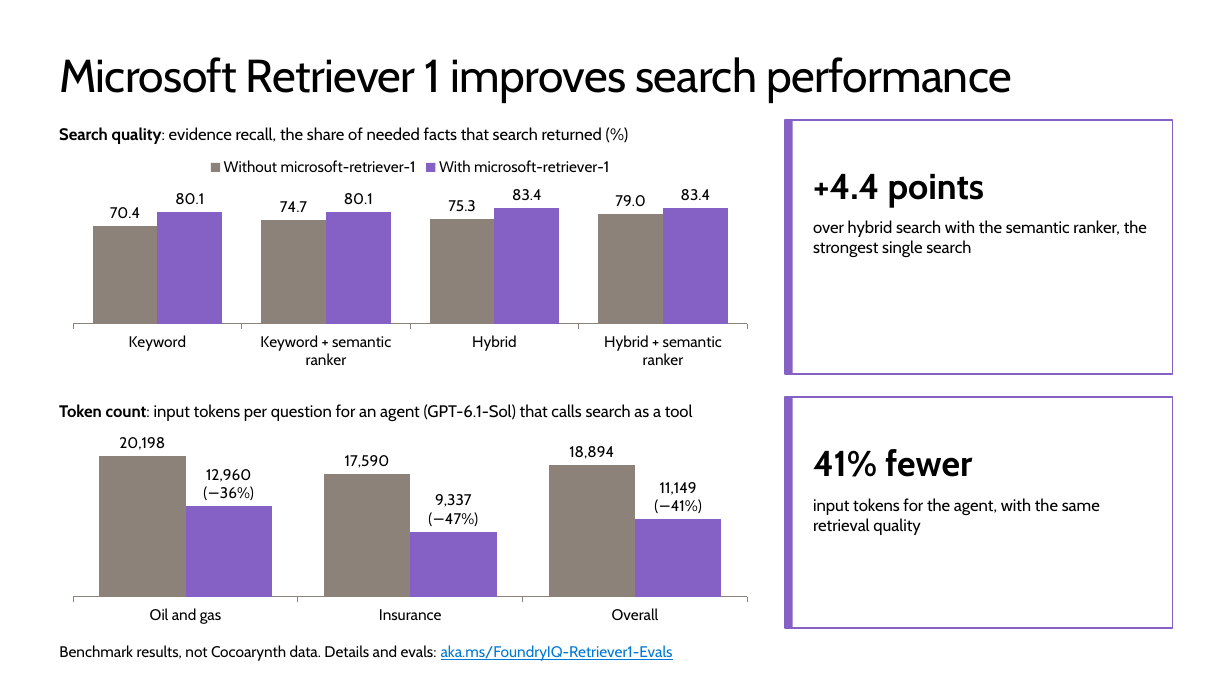
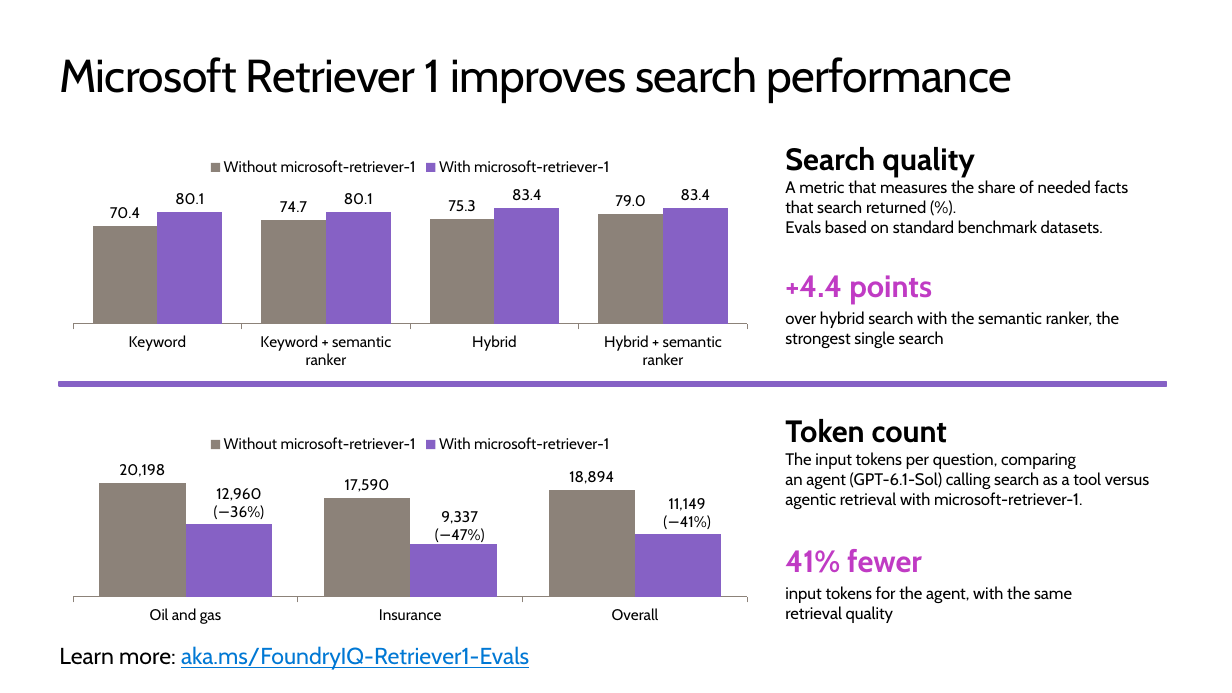
Before and after one commit to microsoft/ignite26-BRK300-building-agentic-retrieval-from-diy-to-foundry-iq, a slide deck: slide 32 of IgniteBRK300-WorkingDeck.pptx (slide 30 before the commit). Drawn at 1232x693 pixels with LibreOffice and Linux fonts; fonts in the diff are those of the drawing; background and template pictures are left out. Boxes give left, top, right and bottom in pixels: in the first picture for what was removed or moved away, otherwise in the second. Text is boxed around its words. In the diff, an @@ line names an element or a change of style, - is before the commit and + after.

Commit message:
Slide updates and use latest SDK for foundry IQ agent

```diff
--- a/IgniteBRK300-WorkingDeck.pptx
+++ b/IgniteBRK300-WorkingDeck.pptx
@@ text at <box>785,147,1128,234</box>: text changed @@
-Search quality: evidence recall, the share of needed facts that search returned (%)
+Search quality
+A metric that measures the share of needed facts that search returned (%).
+Evals based on standard benchmark datasets.
@@ rectangle removed at <box>786,120,1173,374</box> @@
@@ rectangle removed at <box>786,120,793,374</box> @@
@@ text "+4.4 points": place and size @@
-text "+4.4 points" at <box>813,174,984,207</box>
+text "+4.4 points" at <box>785,275,932,304</box>
@@ text "+4.4 points" at <box>785,275,932,304</box>: size 28 to 24 pt, text colour #000000 to #C03BC4 @@
@@ text "over hybrid search with the ...": place and size @@
-text "over hybrid search with the ..." at <box>813,220,1147,257</box>
+text "over hybrid search with the ..." at <box>785,311,1119,348</box>
@@ rectangle added at <box>59,382,1167,386</box>, fill #8661C5, outline #8661C5 1.5 pt @@
@@ text at <box>785,419,1149,509</box>: text changed @@
-Token count: input tokens per question for an agent (GPT-6.1-Sol) that calls search as a tool
+Token count
+The input tokens per question, comparing
+an agent (GPT-6.1-Sol) calling search as a tool versus agentic retrieval with microsoft-retriever-1.
@@ rectangle removed at <box>786,397,1173,628</box> @@
@@ rectangle removed at <box>786,397,793,628</box> @@
@@ column chart at <box>59,425,762,628</box> @@
-Series 1: 20198, 17590, 18894
+Without microsoft-retriever-1: 20198, 17590, 18894
-Series 2: 12960, 9337, 11149
+With microsoft-retriever-1: 12960, 9337, 11149
@@ legend changed @@
@@ text "41% fewer": place and size @@
-text "41% fewer" at <box>813,449,972,477</box>
+text "41% fewer" at <box>785,549,922,573</box>
@@ text "41% fewer" at <box>785,549,922,573</box>: size 28 to 24 pt, text colour #000000 to #C03BC4 @@
@@ text "input tokens for the agent, ...": place and size @@
-text "input tokens for the agent, ..." at <box>813,498,1100,535</box>
+text "input tokens for the agent, ..." at <box>785,586,1072,623</box>
@@ text at <box>59,646,529,670</box>: text changed; size 12 to 18 pt; text colour #000000 to #0078D4 @@
-Benchmark results, not Cocoarynth data. Details and evals: aka.ms/FoundryIQ-Retriever1-Evals
+Learn more: aka.ms/FoundryIQ-Retriever1-Evals
```
Also in this commit, not shown: 11 other slides changed, 4 slides added, 4 slides removed, 7 other files.
